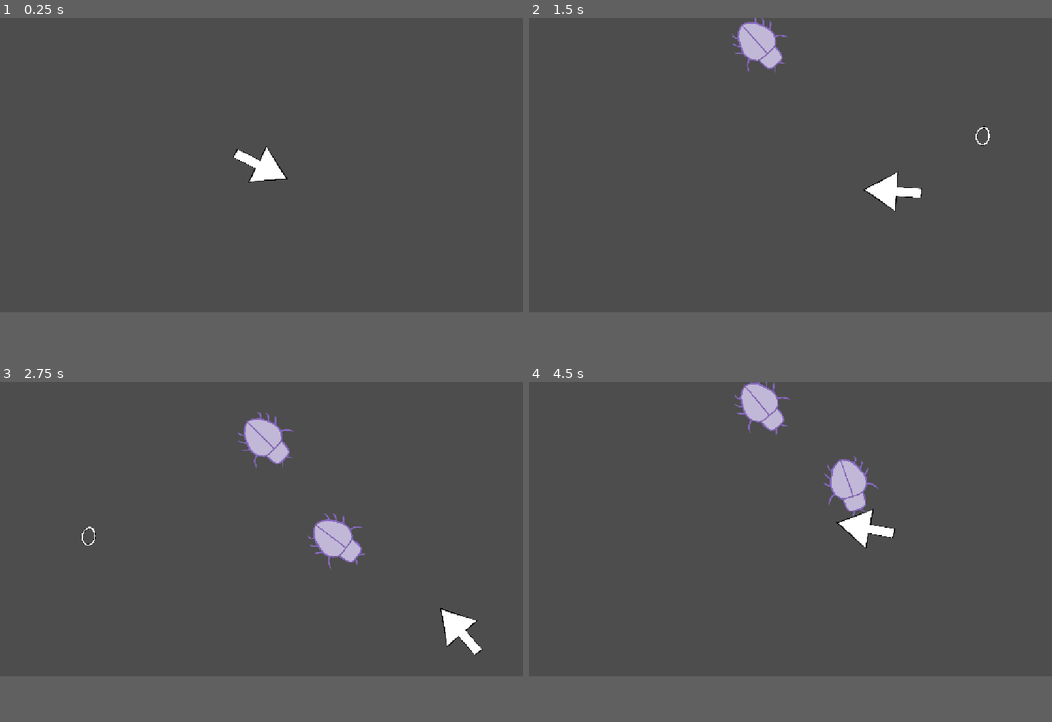
Above: before the commit, frames 1-4 (two rows, left to right).
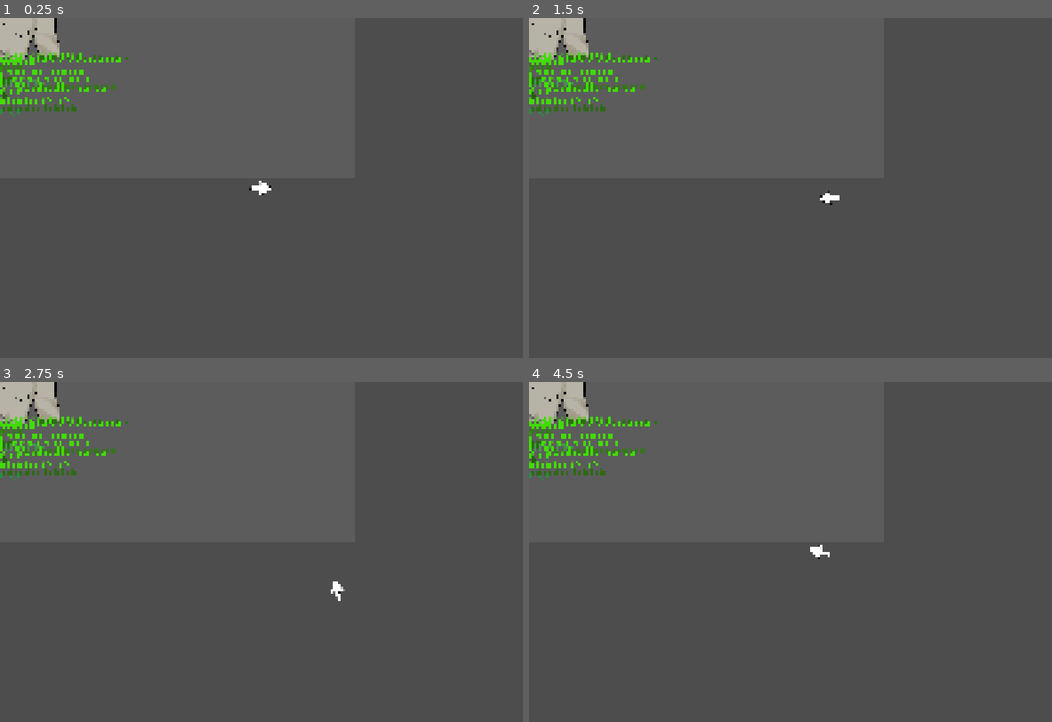
Above: after the commit, the same moments.

Repository: HaroldHuynh/2026GameJam
Game: Godot game, scene res://levels/level_1.tscn
Same seed, same stepped clock (60 frames per second), same inputs: the game is played once before the commit and once after it. Before the commit the project starts from res://player/player_test_level.tscn.
Inputs (mouse positions are in pixels of both pictures, inside the frame that each line leads up to):
- Up to frame 1 (0.25 s): no input
- Up to frame 2 (1.5 s): tap Enter at 0.5 s; move the mouse to (905, 150) at 0.52 s; hold D (right) 0.53-1.28 s; tap Space at 0.77 s; move the mouse to (685, 181) at 1.27 s; hold S (down) from 1.28 s (still down)
- Up to frame 3 (2.75 s): tap Space at 1.52 s; move the mouse to (313, 463) at 2.02 s; release S (down) at 2.03 s; hold D (right) from 2.03 s (still down)
- Up to frame 4 (4.5 s): move the mouse to (764, 589) at 2.77 s; release D (right) at 2.78 s; hold W (up) 2.78-3.53 s; tap Space at 3.02, 3.77 s; move the mouse to (947, 572) at 3.52 s; hold A (left) from 3.53 s (still down); move the mouse to (633, 484) at 4.27 s
In our replay, the window is 800x450 before the commit and 800x520 after it. These sizes can differ from the game's own. Grey fills any space a smaller window leaves; there, only what the larger window draws over its background counts as a difference.

The runs differ from the first frame. In frame 1, 3.1% of the frame differs, in the area x 0-55%, y 0-53%; in frame 2, 4.0%; in frame 3, 4.9%, in the area x 0-93%, y 0-81%; in frame 4, 4.8%.

Commit message:
added boss with laser

Diff:
--- /dev/null
+++ b/levels/boss.gd
@@ -0,0 +1,27 @@
+extends CharacterBody2D
+
+@export var laser_scene: PackedScene
+@export var fire_every_seconds := 2.0
+
+var alive : bool
+
+func _ready() -> void:
+	alive = true
+	var fire_timer := Timer.new()
+	fire_timer.wait_time = fire_every_seconds
+	fire_timer.autostart = true
+	fire_timer.timeout.connect(fire_laser)
+	add_child(fire_timer)
+
+func fire_laser() -> void:
+	var laser = laser_scene.instantiate()
+	get_parent().add_child(laser)
+
+	# The laser begins at the boss and aims at the player.
+	laser.global_position = global_position
+	var player = get_tree().get_first_node_in_group("player")
+	if player:
+		laser.direction = (player.global_position - global_position).normalized()
+
+func die():
+	pass
--- /dev/null
+++ b/levels/laser.gd
@@ -0,0 +1,13 @@
+extends CharacterBody2D
+
+var direction := Vector2.DOWN
+@export var speed := 500.0
+
+func _physics_process(delta: float) -> void:
+	global_position += direction * speed * delta
+
+	# Remove the laser once it has left the visible game area.
+	var screen_size = get_viewport_rect().size
+	if global_position.x < -500 or global_position.x > screen_size.x + 500 \
+			or global_position.y < -500 or global_position.y > screen_size.y + 500:
+		queue_free()
--- /dev/null
+++ b/levels/laser.tscn
@@ -0,0 +1,35 @@
+[gd_scene format=3 uid="uid://64up8dmdlemy"]
+
+[ext_resource type="Texture2D" uid="uid://d24v60emifbyr" path="res://assets/texture/laser1.png" id="1_m5i44"]
+[ext_resource type="Texture2D" uid="uid://wjyehl1yoyhi" path="res://assets/texture/laser2.png" id="2_ydaio"]
+[ext_resource type="Script" uid="uid://daf30dgiqfuul" path="res://levels/laser.gd" id="3_ydaio"]
+
+[sub_resource type="SpriteFrames" id="SpriteFrames_s7pw8"]
+animations = [{
+"frames": [{
+"duration": 1.0,
+"texture": ExtResource("1_m5i44")
+}, {
+"duration": 1.0,
+"texture": ExtResource("2_ydaio")
+}],
+"loop": 1,
+"name": &"default",
+"speed": 5.0
+}]
+
+[sub_resource type="RectangleShape2D" id="RectangleShape2D_s7pw8"]
+size = Vector2(325, 2749)
+
+[node name="Laser" type="CharacterBody2D" unique_id=15609072]
+script = ExtResource("3_ydaio")
+
+[node name="AnimatedSprite2D" type="AnimatedSprite2D" parent="." unique_id=3554977]
+position = Vector2(214, 101)
+sprite_frames = SubResource("SpriteFrames_s7pw8")
+frame = 1
+frame_progress = 0.19443889
+
+[node name="CollisionShape2D" type="CollisionShape2D" parent="." unique_id=1504191055]
+position = Vector2(-245.5, 97.5)
+shape = SubResource("RectangleShape2D_s7pw8")
--- /dev/null
+++ b/levels/level_1.tscn
@@ -0,0 +1,29 @@
+[gd_scene format=3 uid="uid://dasqcvhk2xm0h"]
+
+[ext_resource type="PackedScene" uid="uid://c2dqr0dnn03ws" path="res://player/bullet_manager.tscn" id="1_kx6l7"]
+[ext_resource type="PackedScene" uid="uid://bx76wcvt7v6l5" path="res://player/player.tscn" id="2_n46q3"]
+[ext_resource type="PackedScene" uid="uid://b7vvc08wlccjl" path="res://player/bullet_0.tscn" id="4_btoec"]
+[ext_resource type="PackedScene" uid="uid://d2ha4w2gxcjv3" path="res://levels/michelangelo.tscn" id="4_kx6l7"]
+
+[sub_resource type="QuadMesh" id="QuadMesh_s7pw8"]
+
+[node name="terminal-level" type="Node2D" unique_id=1212829906]
+
+[node name="BulletManager" parent="." unique_id=1162069898 instance=ExtResource("1_kx6l7")]
+
+[node name="player" parent="." unique_id=791101554 instance=ExtResource("2_n46q3")]
+
+[node name="MeshInstance2D" type="MeshInstance2D" parent="." unique_id=484804871]
+modulate = Color(0.5625185, 0.56694263, 0.57071996, 0.23529412)
+position = Vector2(52, -320)
+scale = Vector2(4012, 2490.603)
+mesh = SubResource("QuadMesh_s7pw8")
+metadata/_edit_lock_ = true
+
+[node name="Node2D" type="Node2D" parent="." unique_id=1858376204]
+position = Vector2(0, -387)
+
+[node name="Bullet0" parent="." unique_id=1668686589 instance=ExtResource("4_btoec")]
+
+[node name="Michelangelo" parent="." unique_id=1819540606 instance=ExtResource("4_kx6l7")]
+position = Vector2(-62, -14)
--- /dev/null
+++ b/levels/michelangelo.tscn
@@ -0,0 +1,38 @@
+[gd_scene format=3 uid="uid://d2ha4w2gxcjv3"]
+
+[ext_resource type="Script" uid="uid://bt5gv67c4ta2u" path="res://levels/boss.gd" id="1_bfgim"]
+[ext_resource type="Texture2D" uid="uid://c88kcegjp26so" path="res://assets/texture/gj1.png" id="1_d0r4i"]
+[ext_resource type="Texture2D" uid="uid://bop2ixwybw5cw" path="res://assets/texture/gj2.png" id="2_bfgim"]
+[ext_resource type="PackedScene" uid="uid://64up8dmdlemy" path="res://levels/laser.tscn" id="2_jd5gx"]
+
+[sub_resource type="SpriteFrames" id="SpriteFrames_s7pw8"]
+animations = [{
+"frames": [{
+"duration": 1.0,
+"texture": ExtResource("1_d0r4i")
+}, {
+"duration": 1.0,
+"texture": ExtResource("2_bfgim")
+}],
+"loop": 1,
+"name": &"default",
+"speed": 5.0
+}]
+
+[sub_resource type="RectangleShape2D" id="RectangleShape2D_obt1k"]
+size = Vector2(155.9, 243.5)
+
+[node name="Michelangelo" type="CharacterBody2D" unique_id=1819540606]
+scale = Vector2(0.5, 0.5)
+script = ExtResource("1_bfgim")
+laser_scene = ExtResource("2_jd5gx")
+fire_every_seconds = null
+metadata/_edit_lock_ = true
+
+[node name="AnimatedSprite2D" type="AnimatedSprite2D" parent="." unique_id=1714282601]
+sprite_frames = SubResource("SpriteFrames_s7pw8")
+
+[node name="CollisionShape2D" type="CollisionShape2D" parent="." unique_id=1578451107]
+position = Vector2(84.49998, -4.4999313)
+scale = Vector2(10, 10)
+shape = SubResource("RectangleShape2D_obt1k")
--- /dev/null
+++ b/levels/michelangelo_(1991).tscn
@@ -0,0 +1,52 @@
+[gd_scene format=3 uid="uid://03eygp1gukmw"]
+
+[ext_resource type="Texture2D" uid="uid://bj10r37n68wd" path="res://assets/texture/angelo-attack1.png" id="1_ds5fn"]
+[ext_resource type="Script" uid="uid://bt5gv67c4ta2u" path="res://levels/boss.gd" id="1_ixhdo"]
+[ext_resource type="Texture2D" uid="uid://c88kcegjp26so" path="res://assets/texture/gj1.png" id="1_p5vl5"]
+[ext_resource type="Texture2D" uid="uid://bop2ixwybw5cw" path="res://assets/texture/gj2.png" id="2_5n0hc"]
+[ext_resource type="Texture2D" uid="uid://duevitpev4jfk" path="res://assets/texture/angelo-attack2.png" id="2_ixhdo"]
+
+[sub_resource type="RectangleShape2D" id="RectangleShape2D_p5vl5"]
+size = Vector2(3.051, 3.7940004)
+
+[sub_resource type="SpriteFrames" id="SpriteFrames_gqjfa"]
+animations = [{
+"frames": [{
+"duration": 1.0,
+"texture": ExtResource("1_ds5fn")
+}, {
+"duration": 1.0,
+"texture": ExtResource("2_ixhdo")
+}],
+"loop": 1,
+"name": &"angelo-attack",
+"speed": 5.0
+}, {
+"frames": [{
+"duration": 1.0,
+"texture": ExtResource("1_p5vl5")
+}, {
+"duration": 1.0,
+"texture": ExtResource("2_5n0hc")
+}],
+"loop": 1,
+"name": &"angelo-idle",
+"speed": 5.0
+}]
+
+[node name="Michelangelo (1991)" type="StaticBody2D" unique_id=680848698]
+scale = Vector2(0.5, 0.5)
+script = ExtResource("1_ixhdo")
+
+[node name="CharacterBody2D" type="CharacterBody2D" parent="." unique_id=1703036539]
+
+[node name="CollisionShape2D" type="CollisionShape2D" parent="." unique_id=105972220]
+position = Vector2(-200.50006, -873)
+scale = Vector2(1000, 1000)
+shape = SubResource("RectangleShape2D_p5vl5")
+
+[node name="AnimatedSprite2D" type="AnimatedSprite2D" parent="." unique_id=1921463905]
+position = Vector2(-363.49988, -876.4999)
+scale = Vector2(1.54525, 1.5418518)
+sprite_frames = SubResource("SpriteFrames_gqjfa")
+animation = &"angelo-idle"
--- a/project.godot
+++ b/project.godot
@@ -11,12 +11,14 @@
 [application]
 
 config/name="2026GameJam"
-run/main_scene="uid://dsasnkt4xbn8u"
+run/main_scene="uid://dasqcvhk2xm0h"
 config/features=PackedStringArray("4.7", "Mobile")
 config/icon="res://icon.svg"
 
 [display]
 
+window/size/viewport_width=3024
+window/size/viewport_height=1964
 window/stretch/mode="canvas_items"
 window/stretch/aspect="expand"
 
Binary file added: assets/texture/angelo-attack1.png
Not shown, added: assets/texture/angelo-attack1.png.import
Binary file added: assets/texture/angelo-attack2.png
Not shown, added: assets/texture/angelo-attack2.png.import
Binary file added: assets/texture/gj1.png
Not shown, added: assets/texture/gj1.png.import
Binary file added: assets/texture/gj2.png
Not shown, added: assets/texture/gj2.png.import
Binary file added: assets/texture/laser1.png
Not shown, added: assets/texture/laser1.png.import
Binary file added: assets/texture/laser2.png
Not shown, added: assets/texture/laser2.png.import
(and 4 more such lines)
